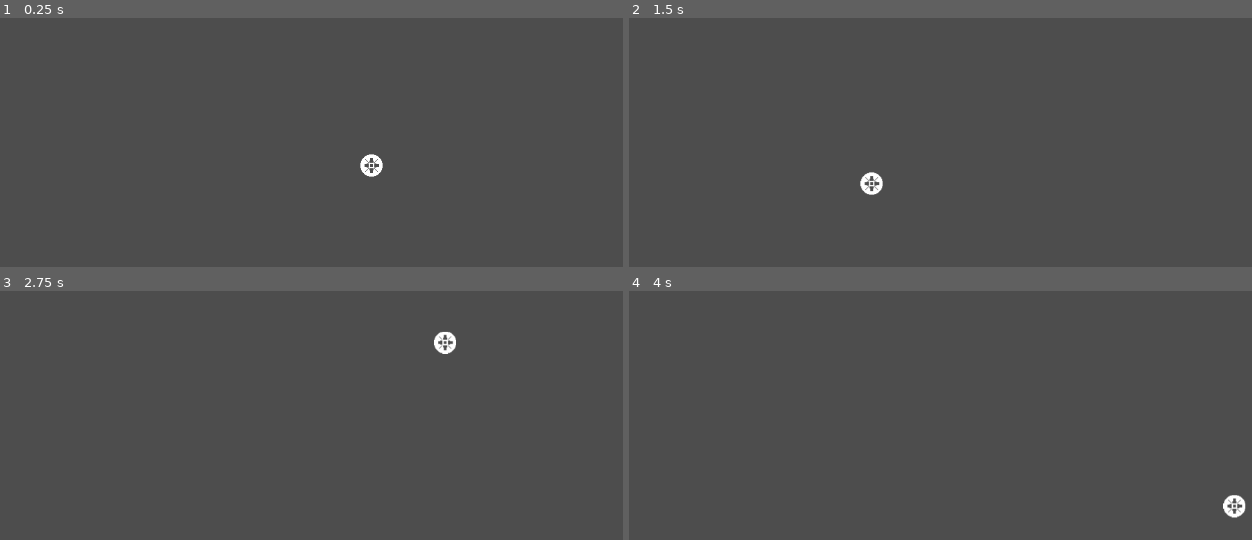
Above: before the commit, frames 1-4 (two rows, left to right).
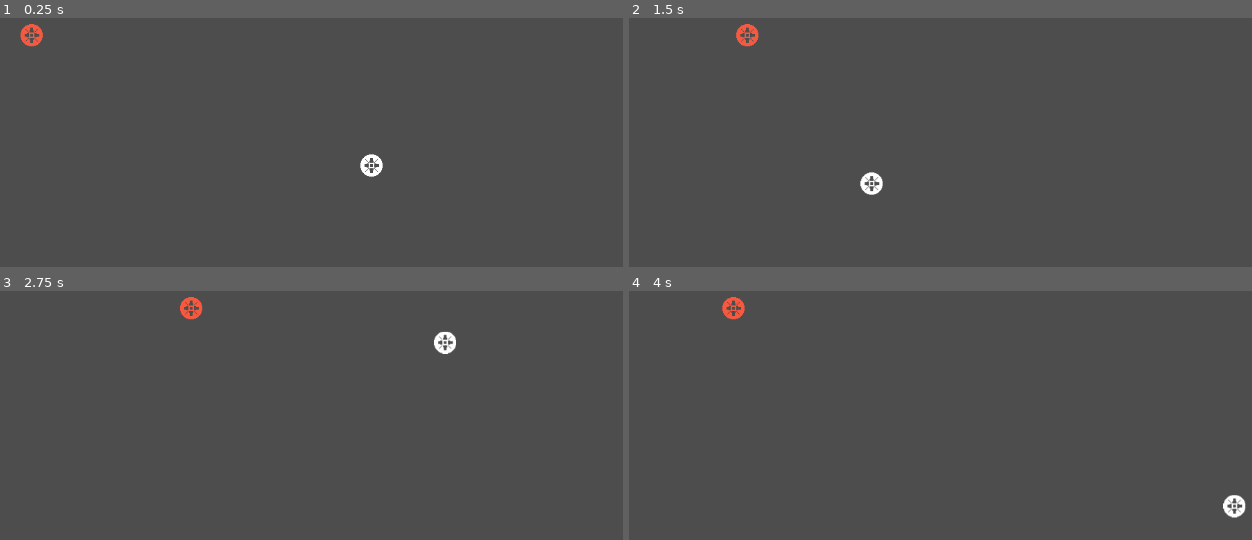
Above: after the commit, the same moments.

Repository: coderdojoathenry/Creators-2024
Game: Godot game, scene res://scenes/main.tscn
Two runs of this game, one before a commit and one after it. Both use one fixed random seed, a clock stepped at 60 frames per second and the inputs below.
Inputs (mouse positions are in pixels of both pictures, inside the frame that each line leads up to):
- Up to frame 1 (0.25 s): no input
- Up to frame 2 (1.5 s): tap Enter at 0.5 s; move the mouse to (1177, 142) at 0.52 s; tap Space at 1.25 s; move the mouse to (840, 187) at 1.27 s
- Up to frame 3 (2.75 s): move the mouse to (448, 340) at 2.02 s
- Up to frame 4 (4 s): tap Enter at 2.75 s; move the mouse to (959, 527) at 2.77 s; tap Space at 3.5 s; move the mouse to (1239, 505) at 3.52 s

The runs differ from the first frame. In frame 1, 0.2% of the frame differs, in the area x 3-7%, y 2-12%; in frame 2, 0.2%; in frame 3, 0.2%; in frame 4, 0.2%.

Commit message:
Some mover tests

Diff:
--- a/Crystal Quest/crystal-quest/scenes/main.tscn
+++ b/Crystal Quest/crystal-quest/scenes/main.tscn
@@ -1,8 +1,11 @@
-[gd_scene load_steps=8 format=3 uid="uid://daj431lewf2ne"]
+[gd_scene load_steps=12 format=3 uid="uid://daj431lewf2ne"]
 
+[ext_resource type="Script" path="res://scripts/game_manager.gd" id="1_byx63"]
 [ext_resource type="Script" path="res://scripts/ship.gd" id="1_p8vr1"]
 [ext_resource type="Texture2D" uid="uid://cgaemfwu7ygfw" path="res://textures/ship.png" id="2_cubkv"]
 [ext_resource type="Script" path="res://scripts/mouse_hider.gd" id="3_2qat4"]
+[ext_resource type="Script" path="res://scripts/kill_ship.gd" id="5_ivnkj"]
+[ext_resource type="Script" path="res://scripts/mover2.gd" id="6_usmwp"]
 
 [sub_resource type="CircleShape2D" id="CircleShape2D_5wkk7"]
 radius = 16.0
@@ -16,13 +19,23 @@
 [sub_resource type="RectangleShape2D" id="RectangleShape2D_iancb"]
 size = Vector2(100, 100)
 
+[sub_resource type="CircleShape2D" id="CircleShape2D_n60yv"]
+radius = 16.0
+
 [node name="Main" type="Node2D"]
+
+[node name="GameManager" type="Node" parent="." node_paths=PackedStringArray("ship")]
+unique_name_in_owner = true
+script = ExtResource("1_byx63")
+ship = NodePath("../Ship")
 
 [node name="MouseHider" type="Node2D" parent="."]
 script = ExtResource("3_2qat4")
 
 [node name="Ship" type="CharacterBody2D" parent="."]
+unique_name_in_owner = true
 position = Vector2(576, 324)
+collision_layer = 2
 script = ExtResource("1_p8vr1")
 
 [node name="CollisionShape2D" type="CollisionShape2D" parent="Ship"]
@@ -57,9 +70,31 @@
 
 [node name="Area2D" type="Area2D" parent="."]
 position = Vector2(76, 326)
+collision_layer = 4
+collision_mask = 2
 
 [node name="CollisionShape2D" type="CollisionShape2D" parent="Area2D"]
 shape = SubResource("RectangleShape2D_iancb")
 
+[node name="KillShip" type="Node2D" parent="Area2D"]
+script = ExtResource("5_ivnkj")
+
+[node name="Enemy" type="Area2D" parent="."]
+position = Vector2(61, 136)
+
+[node name="CollisionShape2D" type="CollisionShape2D" parent="Enemy"]
+shape = SubResource("CircleShape2D_n60yv")
+
+[node name="Sprite2D2" type="Sprite2D" parent="Enemy"]
+modulate = Color(0.958618, 0.348605, 0.250832, 1)
+texture = ExtResource("2_cubkv")
+
+[node name="Mover" type="Node2D" parent="Enemy"]
+script = ExtResource("6_usmwp")
+speed = 100.0
+direction = Vector2(1, 0)
+change_at_min = 2.0
+change_at_max = 4.0
+
 [connection signal="body_entered" from="Area2D" to="Ship" method="_on_area_2d_body_entered"]
 [connection signal="body_exited" from="Area2D" to="Ship" method="_on_area_2d_body_exited"]
--- /dev/null
+++ b/Crystal Quest/crystal-quest/scripts/game_manager.gd
@@ -0,0 +1,16 @@
+extends Node
+
+@export var ship : Ship
+
+# Called when the node enters the scene tree for the first time.
+func _ready() -> void:
+	pass # Replace with function body.
+
+
+# Called every frame. 'delta' is the elapsed time since the previous frame.
+func _process(delta: float) -> void:
+	pass
+
+func kill_ship_entered(body):
+	if (body == ship):
+		ship.queue_free()
--- /dev/null
+++ b/Crystal Quest/crystal-quest/scripts/kill_ship.gd
@@ -0,0 +1,12 @@
+extends Node2D
+
+
+# Called when the node enters the scene tree for the first time.
+func _ready() -> void:
+	var area2d_parent = get_parent() as Area2D
+
+	if (area2d_parent):
+		area2d_parent.body_entered.connect(_on_body_entered)
+
+func _on_body_entered(body):
+	%GameManager.kill_ship_entered(body)
--- /dev/null
+++ b/Crystal Quest/crystal-quest/scripts/mover.gd
@@ -0,0 +1,59 @@
+extends Node2D
+
+@export var direction : Vector2
+@export var dir_change_time : float = 4
+@export var speed : float = 200.0
+@export var chase_percent : float = 0.0
+
+@onready var ship: Ship = %Ship
+
+const BORDER :float = 60.0
+
+var vp_rect : Rect2
+var parent : Node2D
+
+# Called when the node enters the scene tree for the first time.
+func _ready() -> void:
+	parent = get_parent() as Node2D
+	vp_rect = get_viewport_rect()
+
+func chase() -> Vector2:
+	return ship.position - position
+
+func wander(delta : float) -> Vector2:
+	var direction : Vector2
+	var chance_of_change = delta / dir_change_time
+
+	if (randf() <= chance_of_change):
+		direction.x = randi_range(-1, 1)
+	if (randf() <= chance_of_change):
+		direction.y = randi_range(-1, 1)
+
+	while (direction == Vector2.ZERO):
+		direction.x = randi_range(-1, 1)
+		direction.y = randi_range(-1, 1)
+
+	return direction
+
+# Called every frame. 'delta' is the elapsed time since the previous frame.
+func _process(delta: float) -> void:
+	if (parent == null):
+		return
+	var direction : Vector2
+	if (randf() <= chase_percent):
+		direction = chase()
+	else:
+		direction = wander(delta)
+
+	# Check for proximity to edge
+	if (direction.x < 0 && parent.position.x < BORDER):
+		direction.x = 1
+	elif (direction.x > 0 && parent.position.x > vp_rect.size.x - BORDER):
+		direction.x = -1
+
+	if (direction.y < 0 && parent.position.y < BORDER):
+		direction.y = 1
+	elif (direction.y > 0 && parent.position.y > vp_rect.size.y - BORDER):
+		direction.y = -1
+
+	parent.position += direction.normalized() * speed * delta
--- /dev/null
+++ b/Crystal Quest/crystal-quest/scripts/mover2.gd
@@ -0,0 +1,49 @@
+extends Node2D
+
+@export var speed : float
+@export var direction : Vector2
+@export var change_at_min : float
+@export var change_at_max : float
+
+const BORDER :float = 60.0
+
+var parent : Node2D
+var vp_rect : Rect2
+var time_until_change : float
+
+# Called when the node enters the scene tree for the first time.
+func _ready() -> void:
+	parent = get_parent() as Node2D
+	vp_rect = get_viewport_rect()
+	time_until_change = randf_range(change_at_min, change_at_max)
+
+# Called every frame. 'delta' is the elapsed time since the previous frame.
+func _process(delta: float) -> void:
+	time_until_change -= delta
+
+	# Has it been long enough since last change?
+	if (time_until_change < 0.0):
+		direction = get_random_direction()
+		time_until_change = randf_range(change_at_min, change_at_max)
+
+	# Check for proximity to edge
+	if (direction.x < 0 && parent.position.x < BORDER):
+		direction.x = 1
+	elif (direction.x > 0 && parent.position.x > vp_rect.size.x - BORDER):
+		direction.x = -1
+
+	if (direction.y < 0 && parent.position.y < BORDER):
+		direction.y = 1
+	elif (direction.y > 0 && parent.position.y > vp_rect.size.y - BORDER):
+		direction.y = -1
+
+	parent.position += direction.normalized() * speed * delta
+
+func get_random_direction():
+	var dir : Vector2
+
+	while (dir == Vector2.ZERO):
+		dir.x = randi_range(-1, 1)
+		dir.y = randi_range(-1, 1)
+
+	return dir
--- a/Crystal Quest/crystal-quest/scripts/ship.gd
+++ b/Crystal Quest/crystal-quest/scripts/ship.gd
@@ -1,4 +1,5 @@
 extends CharacterBody2D
+class_name Ship
 
 @export var speed_by_distance : float = 10.0
 
